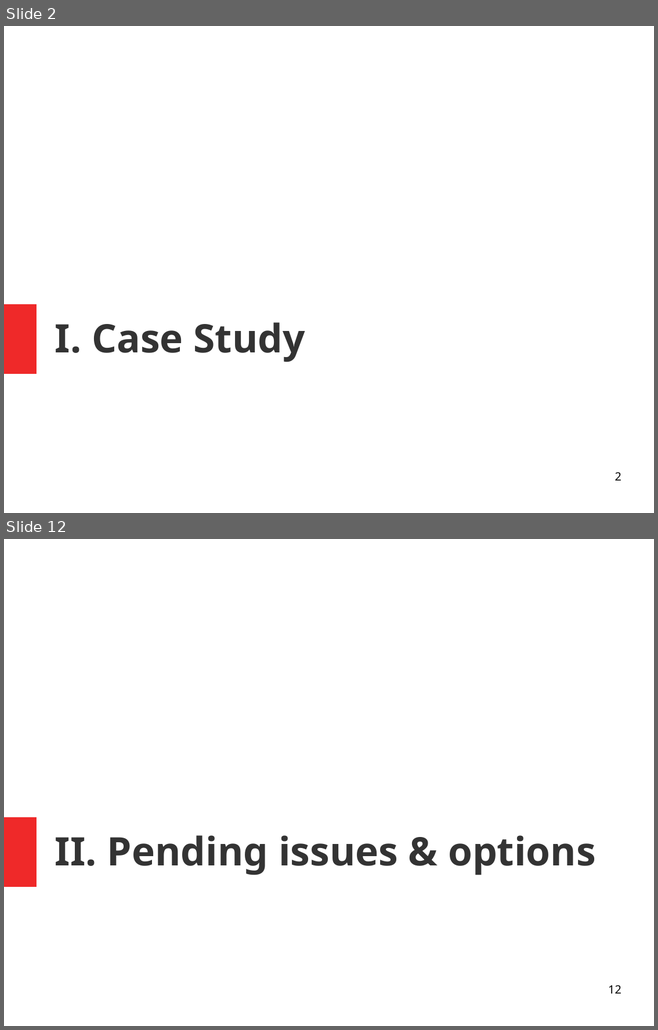
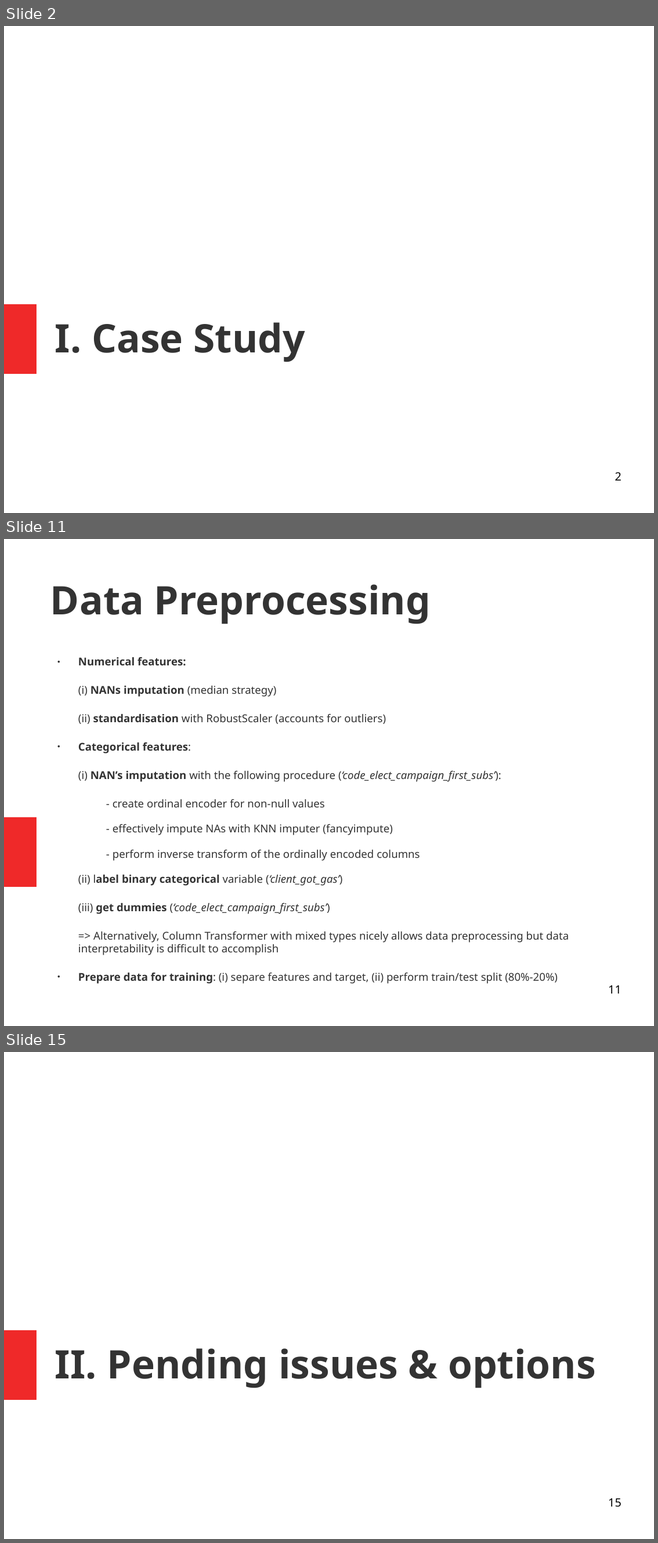
Before and after one commit to isabelpuche/Marketing_Analytics, a slide deck: ppt_100421.odp. Shown one above the other, each under a label of ours: slides 2 and 12 before the commit, slides 2, 11 and 15 after it; the slides between them are not shown. The pictures are 658x1030 and 658x1543 pixels, drawn with LibreOffice and Linux fonts; fonts in the diff are those of the drawing. Boxes give left, top, right and bottom in pixels: in the first picture for what was removed or moved away, otherwise in the second. Text is boxed around its words. In the diff, an @@ line names an element or a change of style, - is before the commit and + after.

```diff
--- a/ppt_100421.odp
+++ b/ppt_100421.odp
@@ slide 11 added at box(4, 539, 654, 1026), background #FFFFFF; not listed: 1 template element that a slide beside it also shows @@
@@ title added at box(50, 584, 430, 624), 48 pt, text #333333, bold @@
+Data Preprocessing
@@ text added at box(78, 657, 568, 984), 13.2 pt, text #333333 @@
+● Numerical features:
+(i) NANs imputation (median strategy)
+(ii) standardisation with RobustScaler (accounts for outliers)
+● Categorical features:
+(i) NAN’s imputation with the following procedure (‘code_elect_campaign_first_subs’):
+  - create ordinal encoder for non-null values
+  − - effectively impute NAs with KNN imputer (fancyimpute)
+  − - perform inverse transform of the ordinally encoded columns
+(ii) label binary categorical variable (‘client_got_gas’)
+(iii) get dummies (‘code_elect_campaign_first_subs’)
+=> Alternatively, Column Transformer with mixed types nicely allows data preprocessing but data interpretability is difficult to accomplish
+● Prepare data for training: (i) separe features and target, (ii) perform train/test split (80%-20%)
@@ page number added at box(608, 986, 621, 994), 14 pt, text #000000 @@
+11
@@ what was slide 12 is now slide 15 @@
@@ page number at box(608, 1499, 621, 1507): text changed @@
-12
+15
```
Also in this commit, not shown: 2 slides changed, 10 other slides added, 10 slides removed, 3 other files.
